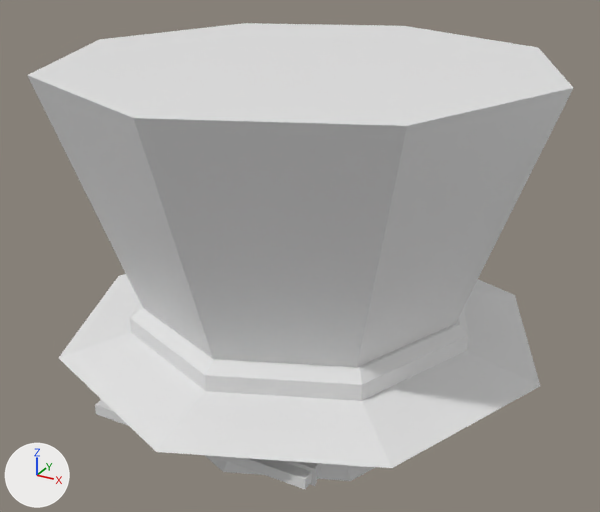
The FBX model BrickBreak Thingy URP/Assets/Prefabs/brick-break-er.fbx as it was, and as the next commit left it.
Before and after are seen from a 50 mm camera at (2.09, -3.83, 2.16) aimed at (0.0, -0.04, 0.27). The axes (+X, +Y, +Z) are drawn at lower left. The lights are the same throughout.

The first picture shows 'Portal machine', 'particle palceholder.001'.
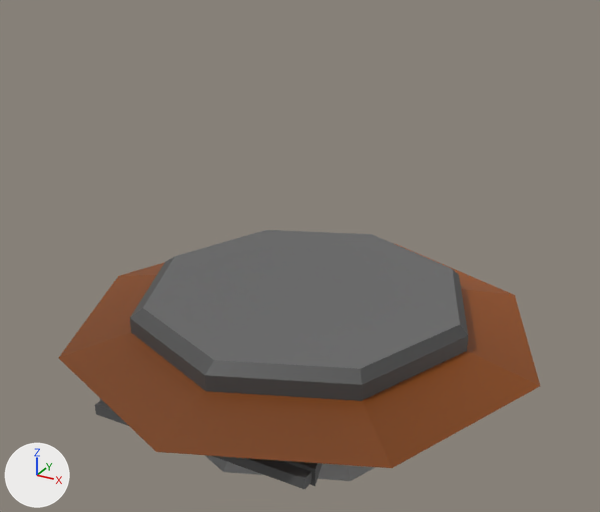
The change in detail:
Picture 'Portal UV Finalized.png' (img_portal_uv_finalized_png) is new.
Material 'Material.001' (mat_material_001) is new.
Its texture is img_portal_uv_finalized_png.
me_circle_001 has 130 vertices, 128 faces and spans x -1.4..1.4, y -1.4..1.4, z -0.66..0.05.
me_circle_001 is used by ob_portal_machine; location (0.0, 0.0, 0.0).
me_circle_001 part 1: texture (UV) coordinates of 128 of 128 faces, centred in x -1.03..1.03, y -1.13..1.13, z -0.66..0.05, changed; they spanned u 0.0..0.0, v 0.0..0.0 and now span u 0.03..0.94, v 0.03..0.64.
me_circle_001 now uses material mat_material_001 (picture img_portal_uv_finalized_png).
Object 'particle palceholder.001' (ob_particle_palceholder_001) is deleted.

Where the change shows, as pixel boxes (x1, y1, x2, y2) in the pictures (600 x 512 px):
'particle palceholder.001', deleted: before (27, 23, 573, 367)
'Portal machine', recoloured, surface changed: (59, 230, 540, 489) in both
part 1 of me_circle_001, surface changed: before (59, 274, 540, 489); after (59, 230, 540, 489)
